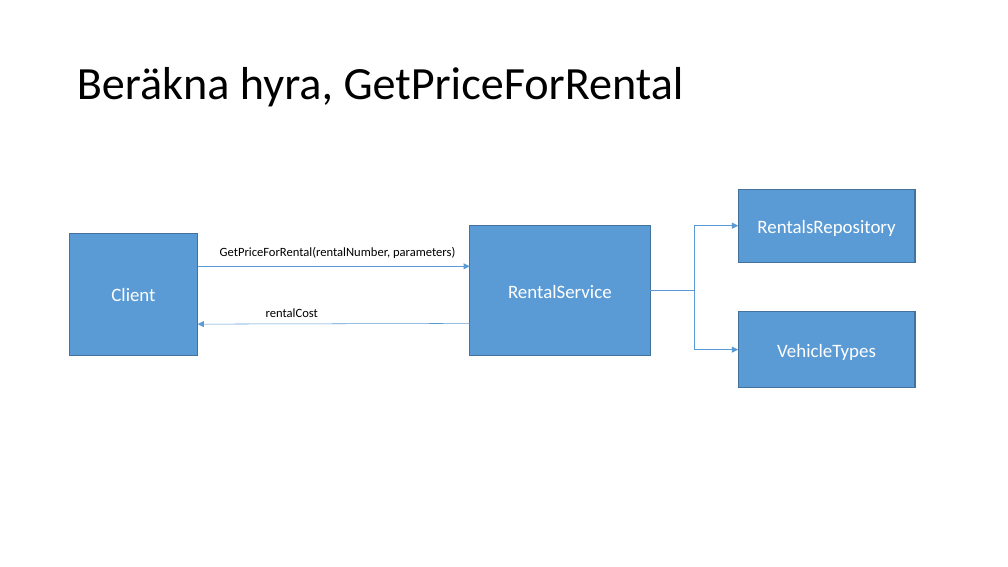
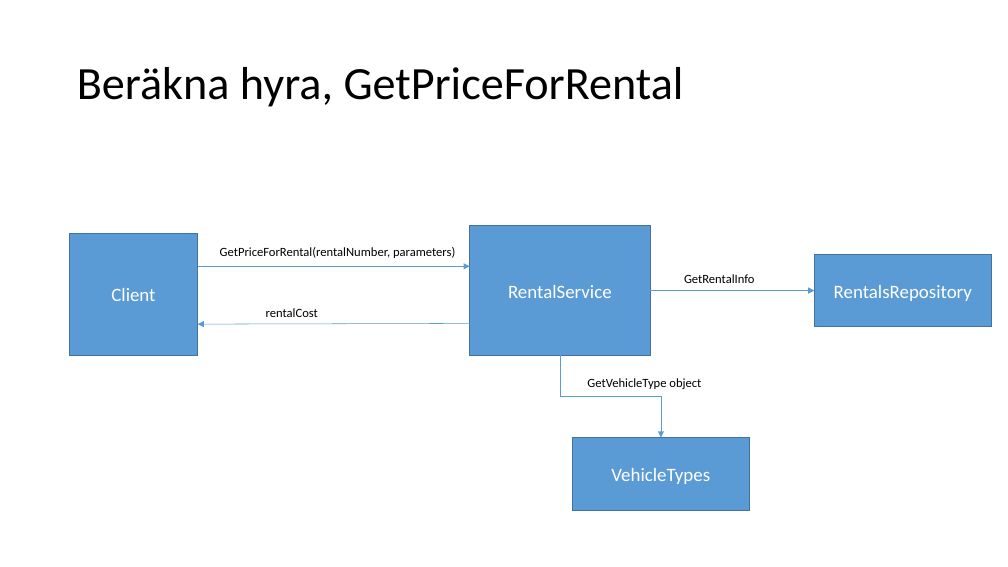
Before and after one commit to LarsBergqvist/CarRentalService, a slide deck: slide 8 of CarRentalService - Lars Bergqvist.pptx. Drawn at 1008x567 pixels with LibreOffice and Linux fonts; fonts in the diff are those of the drawing. Boxes give left, top, right and bottom in pixels: in the first picture for what was removed or moved away, otherwise in the second. Text is boxed around its words. In the diff, an @@ line names an element or a change of style, - is before the commit and + after.

```diff
--- a/CarRentalService - Lars Bergqvist.pptx
+++ b/CarRentalService - Lars Bergqvist.pptx
@@ rectangle "RentalsRepository": place and size @@
-rectangle "RentalsRepository" at [738,189,915,262]
+rectangle "RentalsRepository" at [814,254,991,327]
@@ elbow arrow moved from (650, 290) - (738, 226) to (650, 290) - (814, 290) @@
@@ text added at [684,274,755,283], 12 pt, text #000000 @@
+GetRentalInfo
@@ elbow arrow moved from (650, 290) - (738, 350) to (560, 355) - (661, 438) @@
@@ text added at [587,378,701,389], 12 pt, text #000000 @@
+GetVehicleType object
@@ rectangle "VehicleTypes": place and size @@
-rectangle "VehicleTypes" at [738,312,915,387]
+rectangle "VehicleTypes" at [572,438,749,510]
```
Also in this commit, not shown: 4 other slides changed.
